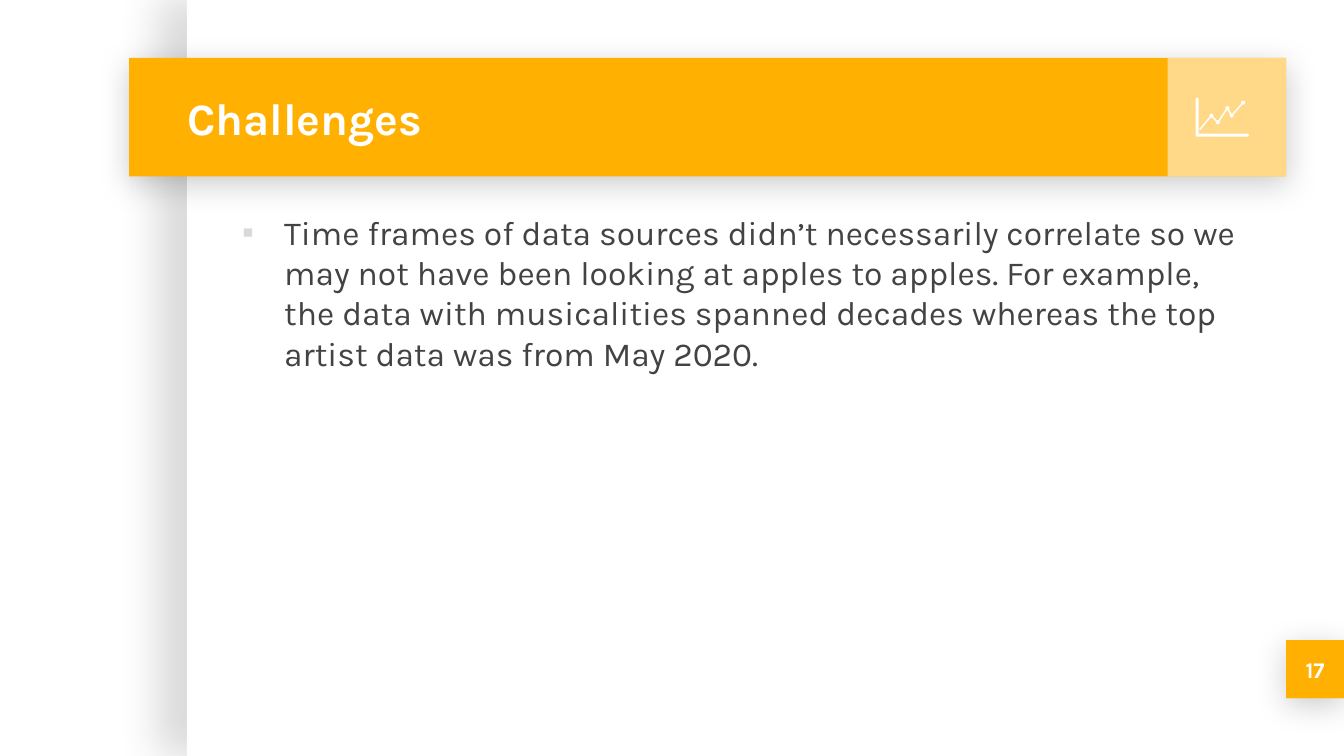
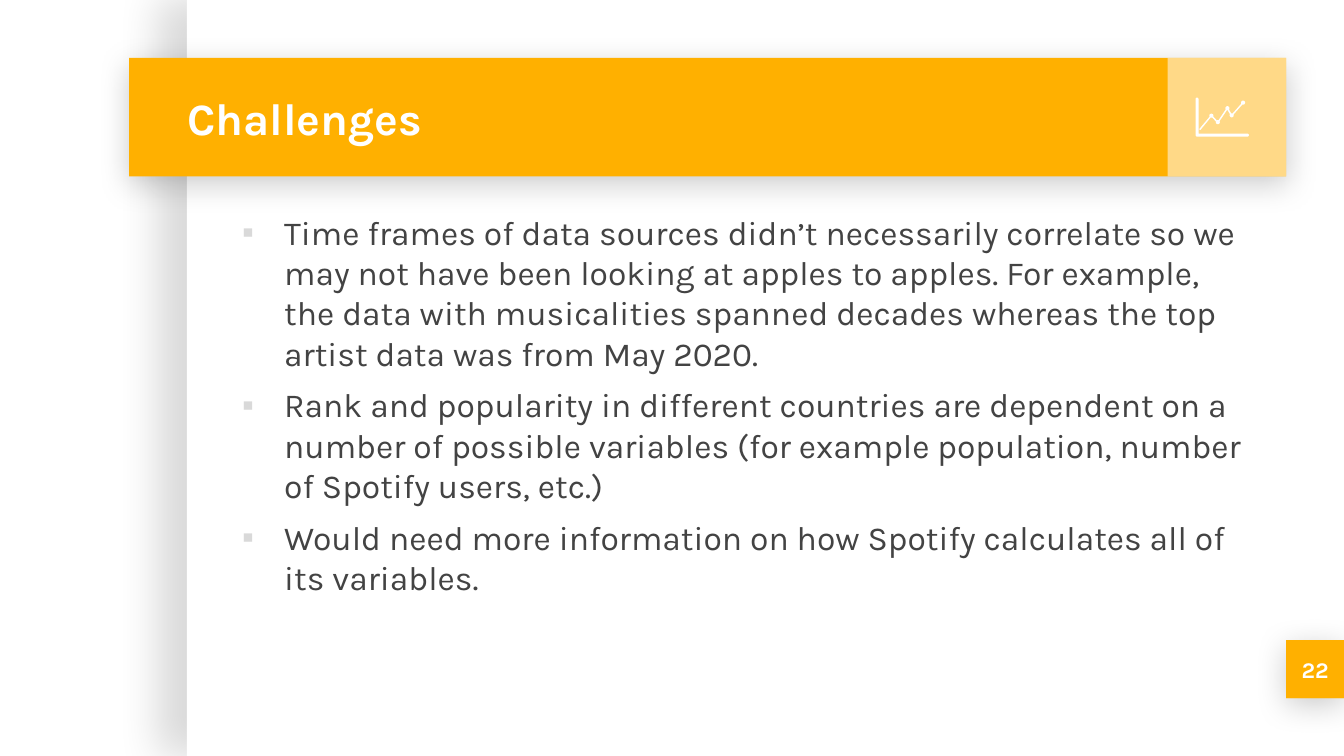
Before and after one commit to michellesimek/project_1, a slide deck: slide 22 of Project 1 PPT.pptx (slide 17 before the commit). Drawn at 1344x756 pixels with LibreOffice and Linux fonts; fonts in the diff are those of the drawing; background and template pictures are left out. Boxes give left, top, right and bottom in pixels: in the first picture for what was removed or moved away, otherwise in the second. Text is boxed around its words. In the diff, an @@ line names an element or a change of style, - is before the commit and + after.

```diff
--- a/Project 1 PPT.pptx
+++ b/Project 1 PPT.pptx
@@ text at box(284, 394, 1241, 591): paragraphs added @@
+▪ Rank and popularity in different countries are dependent on a number of possible variables (for example population, number of Spotify users, etc.)
+▪ Would need more information on how Spotify calculates all of its variables.
@@ page number at box(1302, 663, 1329, 678): text changed @@
-17
+22
```
Also in this commit, not shown: 12 other slides changed, 5 slides added.
